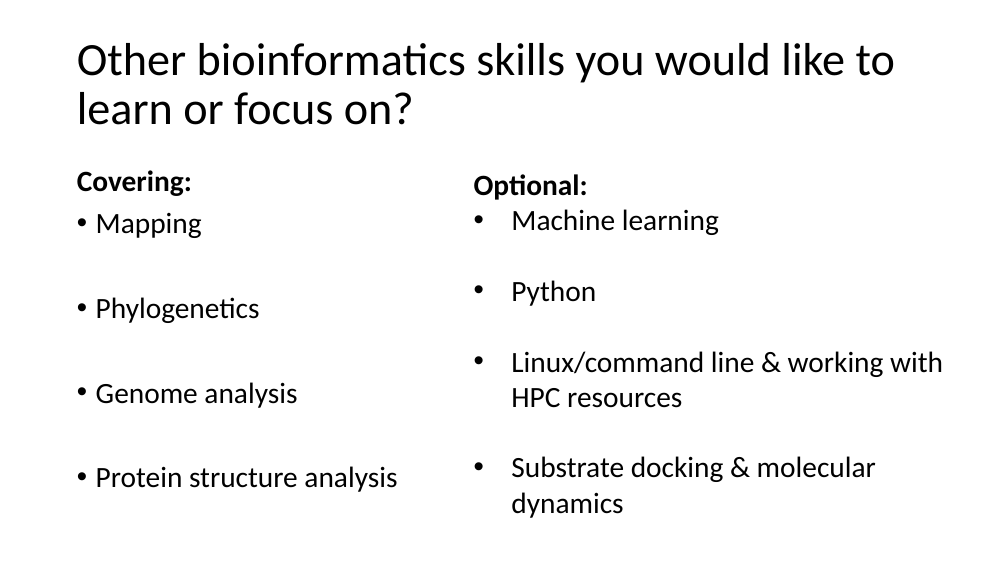
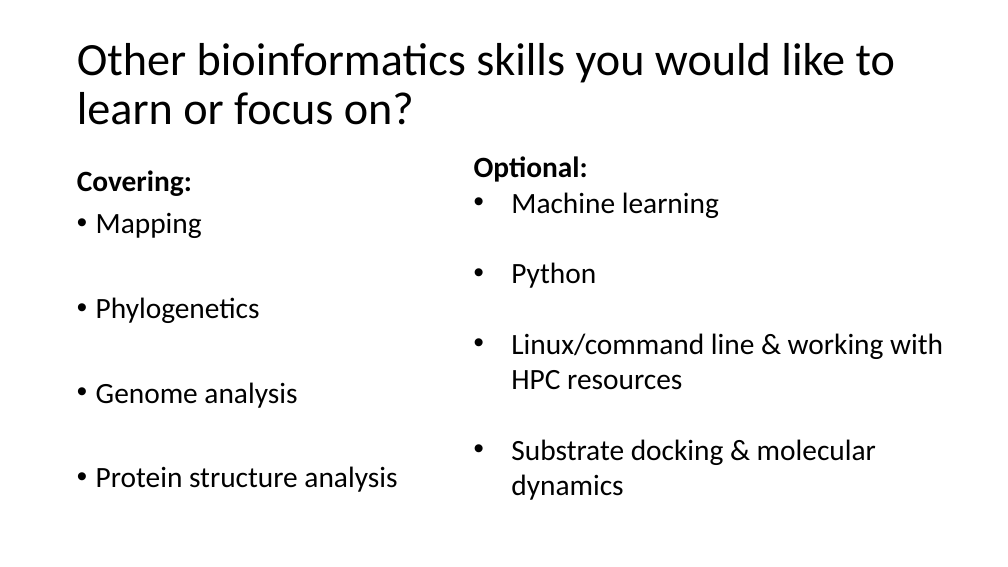
Before and after one commit to serina-robinson/TARA-thiolases, a slide deck: slide 8 of slides/20200611_longterm_planning.pptx (slide 3 before the commit). Drawn at 1008x567 pixels with LibreOffice and Linux fonts; fonts in the diff are those of the drawing. Boxes give left, top, right and bottom in pixels: in the first picture for what was removed or moved away, otherwise in the second. Text is boxed around its words. In the diff, an @@ line names an element or a change of style, - is before the commit and + after.

```diff
--- a/slides/20200611_longterm_planning.pptx
+++ b/slides/20200611_longterm_planning.pptx
@@ text "Optional:" moved from (x1=474, y1=174, x2=943, y2=518) to (x1=474, y1=156, x2=943, y2=500) @@
```
Also in this commit, not shown: 1 other slide changed, 5 slides added, 2 other files.
